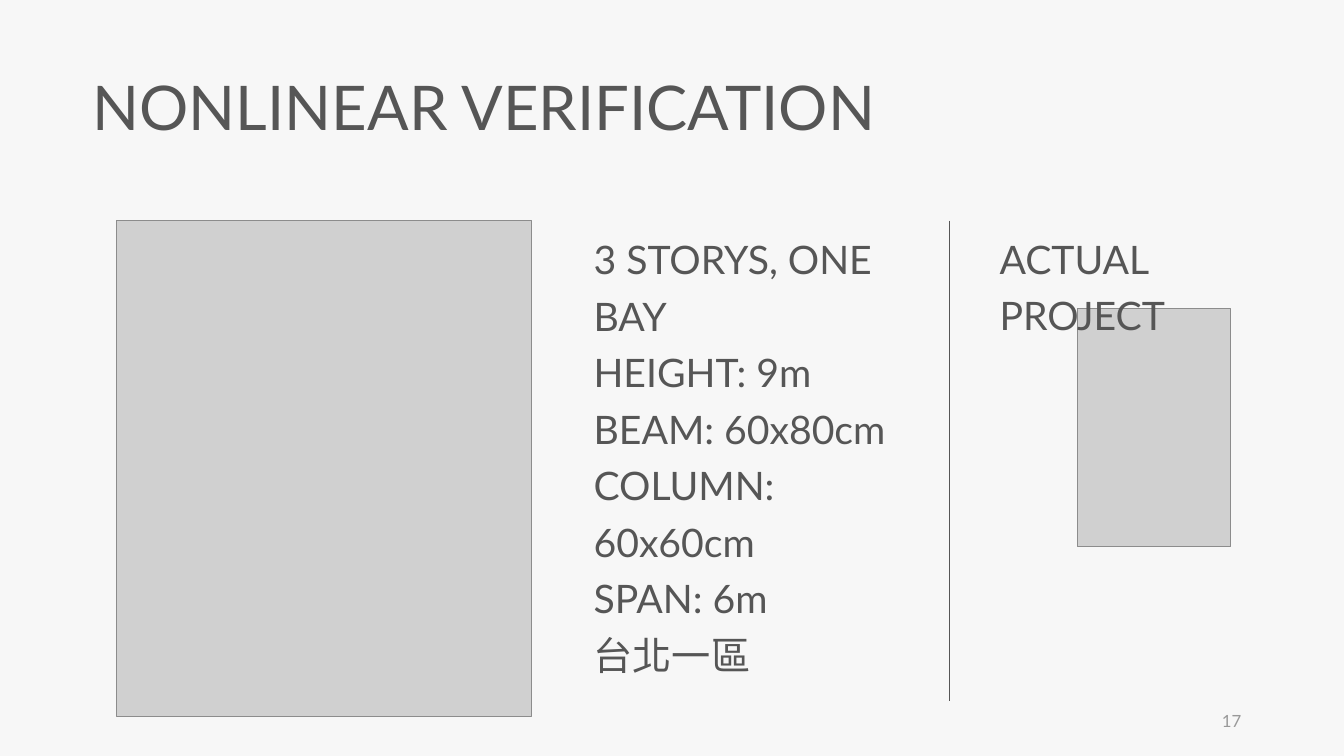
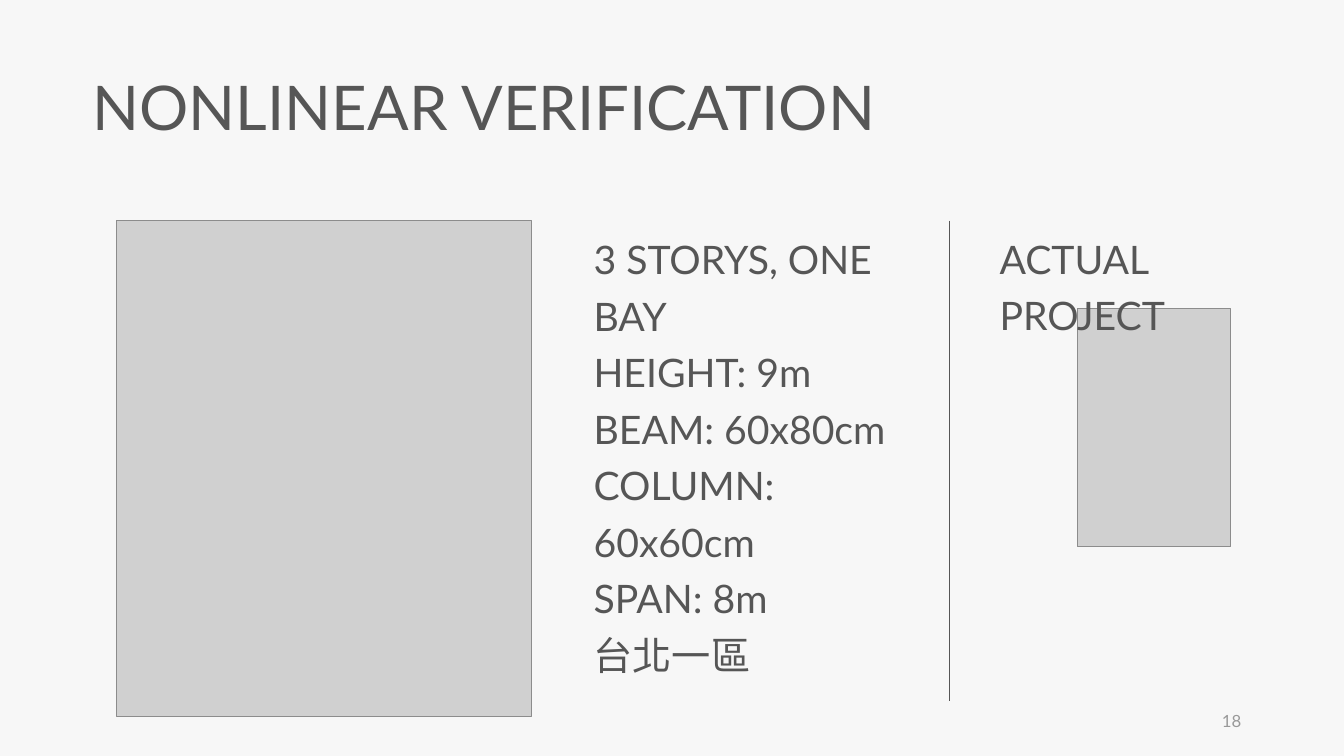
Before and after one commit to skyran1278/VbaProject, a slide deck: slide 18 of 20180126_SmartCut/Meeting/20181206 Meeting/20181206 Meeting.pptx (slide 17 before the commit). Drawn at 1344x756 pixels with LibreOffice and Linux fonts; fonts in the diff are those of the drawing; grey boxes stand for pictures. Boxes give left, top, right and bottom in pixels: in the first picture for what was removed or moved away, otherwise in the second. Text is boxed around its words. In the diff, an @@ line names an element or a change of style, - is before the commit and + after.

```diff
--- a/20180126_SmartCut/Meeting/20181206 Meeting/20181206 Meeting.pptx
+++ b/20180126_SmartCut/Meeting/20181206 Meeting/20181206 Meeting.pptx
@@ text at <box>594,584,768,614</box>: text changed @@
-SPAN: 6m
+SPAN: 8m
@@ page number at <box>1222,715,1241,727</box>: text changed @@
-17
+18
```
Also in this commit, not shown: 2 other slides changed, 1 slide added.
